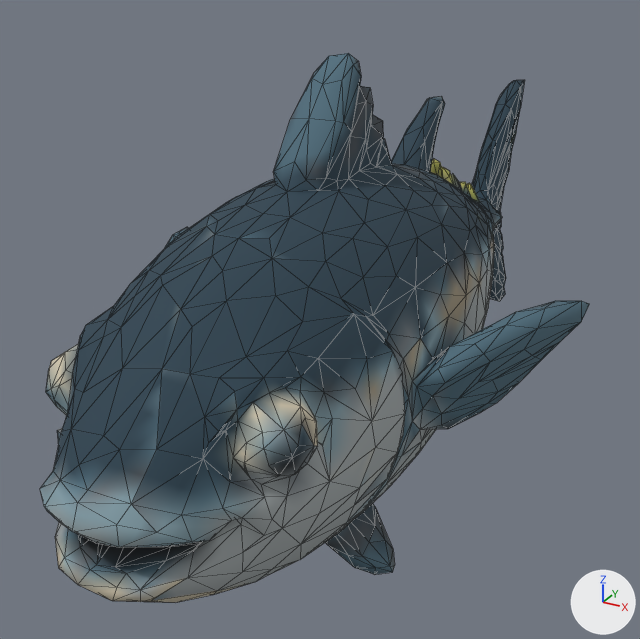
An edit to the glTF model public/models/fish-tuna.glb, drawn before and after from the same camera.
One viewpoint serves both versions: a 50 mm camera at (0.403, -0.866, 0.377) aimed at (-0.049, -0.044, -0.034). Every picture has the same lights, and +X, +Y and +Z are marked at lower right. The older version comes first. Mesh edges are drawn as thin lines. Where no turn or scale is listed for an object, it has been applied to the vertices. Vertices at exactly the same position are counted once.

Before the edit, the objects in view are built like this:
```python
me_tripo_mesh_11bc3453_331a_4d93_965e_7a09430530f8 = bpy.data.meshes.new('tripo_mesh_11bc3453-331a-4d93-965e-7a09430530f8')
me_tripo_mesh_11bc3453_331a_4d93_965e_7a09430530f8.from_pydata(...)  # 1184 vertices, 2364 faces; spans x -0.246..0.246, y -0.5..0.5, z -0.27..0.27
me_tripo_mesh_11bc3453_331a_4d93_965e_7a09430530f8.materials.append(mat_tripo_material_11bc3453_331a_4d93_965e_7a09430530f8)  # picture img_color_11bc3453_331a_4d93_965e_7a09430530f8
ob_tripo_node_11bc3453_331a_4d93_965e_7a09430530f8 = bpy.data.objects.new('tripo_node_11bc3453-331a-4d93-965e-7a09430530f8', me_tripo_mesh_11bc3453_331a_4d93_965e_7a09430530f8)
ob_tripo_node_11bc3453_331a_4d93_965e_7a09430530f8.location = (0.0, 0.0, 0.0)
```
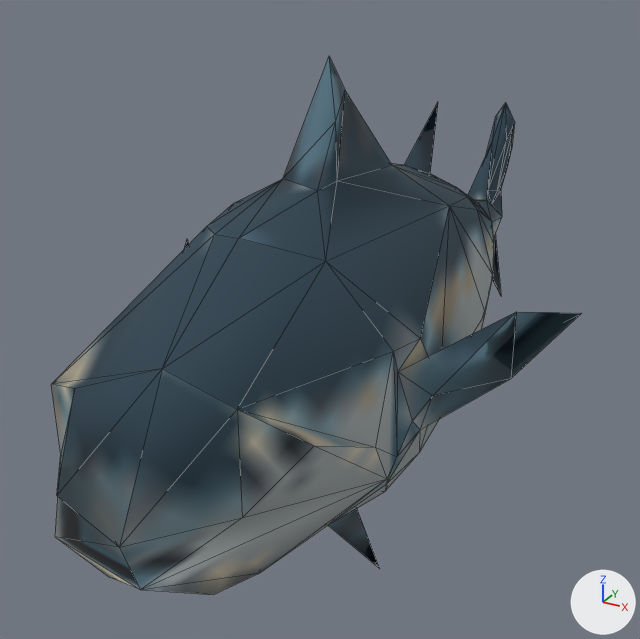
Where the newer file only moved an object's origin or applied its transform, the numbers keep the older frame.

What the commit changed:
me_tripo_mesh_11bc3453_331a_4d93_965e_7a09430530f8 is used by ob_tripo_node_11bc3453_331a_4d93_965e_7a09430530f8; location (0.0, 0.0, 0.0).
me_tripo_mesh_11bc3453_331a_4d93_965e_7a09430530f8 had 1184 vertices, 2364 faces and spanned x -0.246..0.246, y -0.5..0.5, z -0.27..0.27.
me_tripo_mesh_11bc3453_331a_4d93_965e_7a09430530f8 now has 152 vertices, 298 faces and spans x -0.243..0.24, y -0.489..0.499, z -0.27..0.268.
me_tripo_mesh_11bc3453_331a_4d93_965e_7a09430530f8 part 1: 1 vertex moved within x 0.039, y 0.252, z 0.033; 1032 vertices removed from x -0.246..0.246, y -0.5..0.5, z -0.269..0.27.

Changed parts and their boxes (x1, y1, x2, y2) in the pictures (640 x 639 px):
'tripo_node_11bc3453-331a-4d93-965e-7a09430530f8', reshaped
    before: (40, 53, 589, 603)
    after: (51, 57, 581, 595)
part 1 of me_tripo_mesh_11bc3453_331a_4d93_965e_7a09430530f8, cut back
    before: (40, 53, 589, 603)
